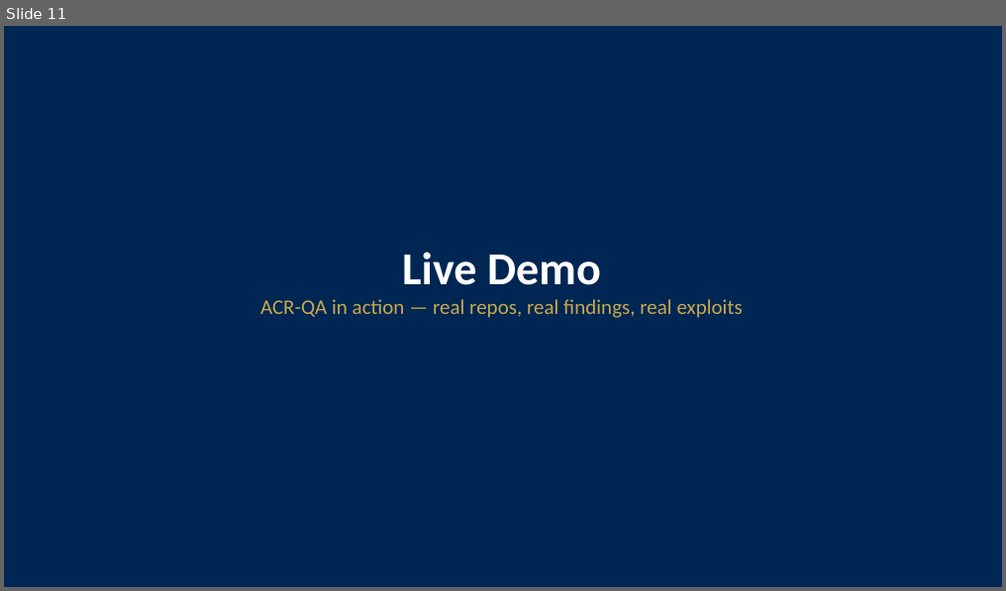
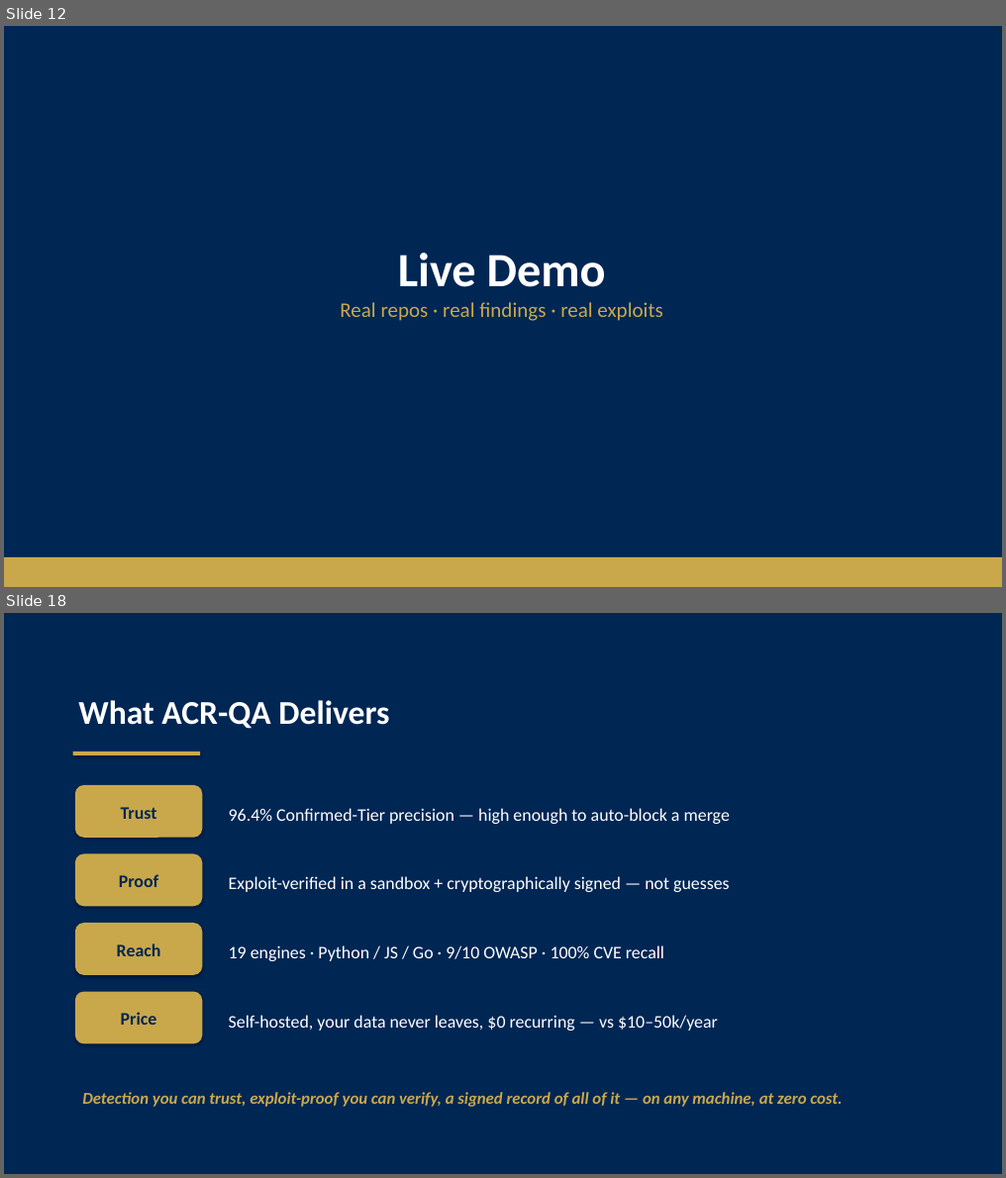
Before and after one commit to starredjaco/ACR-QA, a slide deck: docs/ACR-QA_Defense.odp. Shown one above the other, each under a label of ours: slide 11 before the commit, slides 12 and 18 after it; the slides between them are not shown. The pictures are 1006x591 and 1006x1178 pixels, drawn with LibreOffice and Linux fonts; fonts in the diff are those of the drawing. Boxes give left, top, right and bottom in pixels: in the first picture for what was removed or moved away, otherwise in the second. Text is boxed around its words. In the diff, an @@ line names an element or a change of style, - is before the commit and + after.

Commit message:
feat(defense): god-mode deck — sales narrative + real dashboard screenshots
Rebuild build_defense_deck.py into a 20-slide sales deck: hook (AI writes 1.88x more
vulns), market-reality hero stats ($10-50k vs $0), the Confirmed-Tier funnel visual
(1,942 -> 55), Evaluation table, three trust proofs, competitive matrix, "What ACR-QA
Delivers" close, and real embedded dashboard screenshots (Overview, run detail, OWASP
heatmap, verified attestation) captured live via Playwright. KSIU branding + logo.
Rendered and visually verified.

```diff
--- a/docs/ACR-QA_Defense.odp
+++ b/docs/ACR-QA_Defense.odp
@@ slide 18 added at box(4, 613, 1002, 1174), background #002654 @@
@@ text added at box(78, 700, 389, 729), 32 pt, text #FFFFFF, bold @@
+What ACR-QA Delivers
@@ rectangle added at box(73, 752, 200, 756), fill #C9A84C @@
@@ rounded rectangle added at box(75, 785, 202, 838), fill #C9A84C @@
@@ text added at box(121, 807, 157, 819), 17 pt, text #002654, bold @@
+Trust
@@ text added at box(229, 808, 730, 824), 17 pt, text #FFFFFF @@
+96.4% Confirmed-Tier precision — high enough to auto-block a merge
@@ rounded rectangle added at box(75, 854, 202, 906), fill #C9A84C @@
@@ text added at box(119, 874, 159, 887), 17 pt, text #002654, bold @@
+Proof
@@ text added at box(229, 876, 730, 892), 17 pt, text #FFFFFF @@
+Exploit-verified in a sandbox + cryptographically signed — not guesses
@@ rounded rectangle added at box(75, 923, 202, 975), fill #C9A84C @@
@@ text added at box(117, 944, 161, 957), 17 pt, text #002654, bold @@
+Reach
@@ text added at box(229, 946, 664, 961), 17 pt, text #FFFFFF @@
+19 engines · Python / JS / Go · 9/10 OWASP · 100% CVE recall
@@ rounded rectangle added at box(75, 992, 202, 1045), fill #C9A84C @@
@@ text added at box(121, 1012, 157, 1025), 17 pt, text #002654, bold @@
+Price
@@ text added at box(229, 1015, 718, 1031), 17 pt, text #FFFFFF @@
+Self-hosted, your data never leaves, $0 recurring — vs $10–50k/year
@@ text added at box(82, 1092, 842, 1107), 16 pt, text #C9A84C, bold, italic @@
+Detection you can trust, exploit-proof you can verify, a signed record of all of it — on any machine, at zero cost.
@@ what was slide 11 is now slide 12 @@
@@ slide 12 changed as well @@
@@ text at box(398, 253, 606, 287): size 44 to 46 pt in "Live Demo" @@
@@ text at box(340, 302, 662, 321): text changed @@
-ACR-QA in action — real repos, real findings, real exploits
+Real repos · real findings · real exploits
@@ rectangle added at box(4, 558, 1002, 587), fill #C9A84C @@
```
Also in this commit, not shown: 6 other slides changed, 12 other slides added, 7 slides removed, 8 other files.
